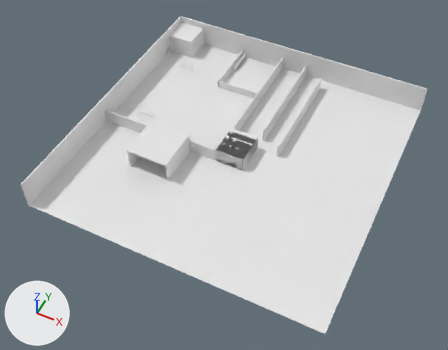
Renders of the glTF model public/images/models/Levels/level1/Scene.glb from each side of a commit.
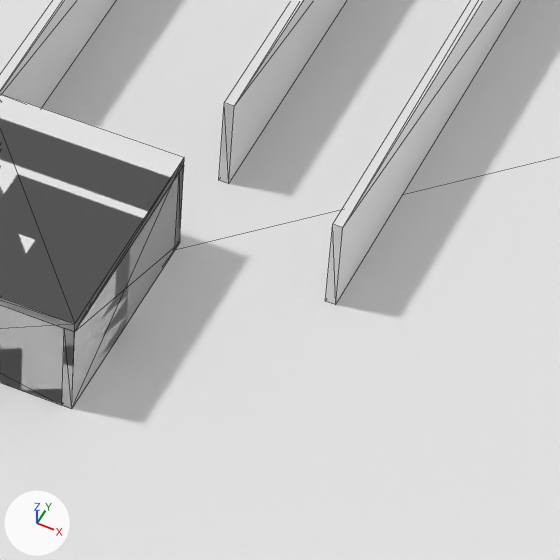
The first picture shows the older version from a 50 mm camera at (245.0, -534.0, 614.0) aimed at (-4.0, -36.0, -9.0). The close-ups show both versions on the part from 52% to 69% of the width and 33% to 55% of the height of that picture; other places that the commit changed are outside them. Every picture has the same lights, and +X, +Y and +Z are marked at lower left. The close-ups show mesh edges as thin lines. Where no turn or scale is listed for an object, it has been applied to the vertices.

The first close-up shows 'ground', 'room1', 'start19.002', 'wall20.001', 'wall20.014', 'wall20.021', 'wall20.022', 'wall20.028'.
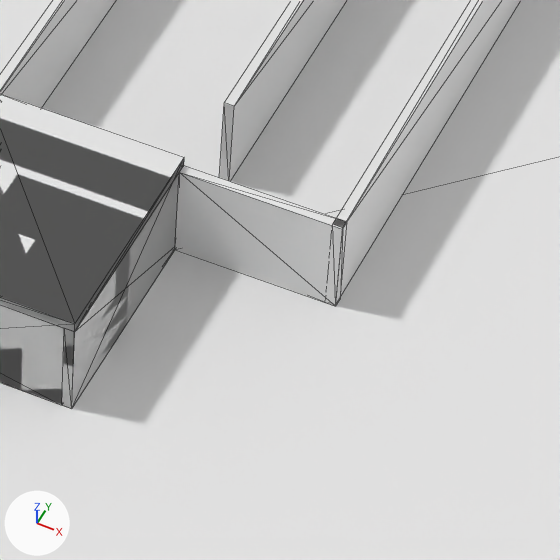
The edits, one by one:
Mesh me_wall20_002 is new.
It is a box spanning x -16.0..16.0, y -1.0..1.0, z -10.0..10.0.
Object 'wall20.010' (ob_wall20_010) is new; it shows me_wall20_002.
Its location is (35.0, 20.0, 10.0).

Location of each change, [x1, y1, x2, y2] in pixels of the close-ups (560 x 560 px):
'wall20.010', added: after [175, 165, 347, 306]
